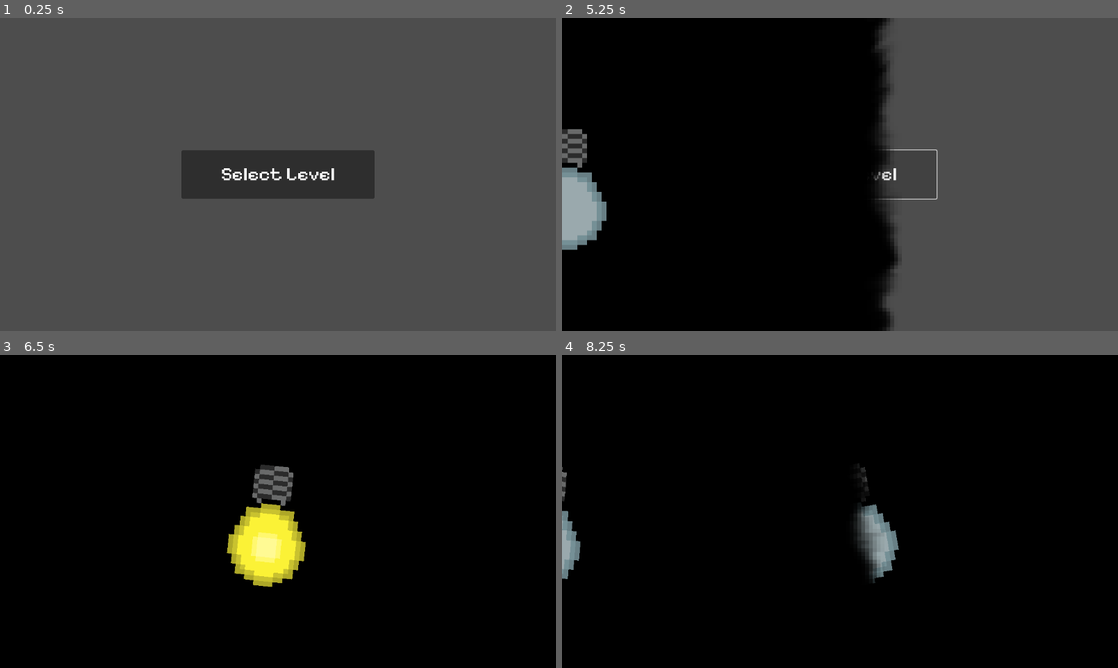
Above: before the commit, frames 1-4 (two rows, left to right).
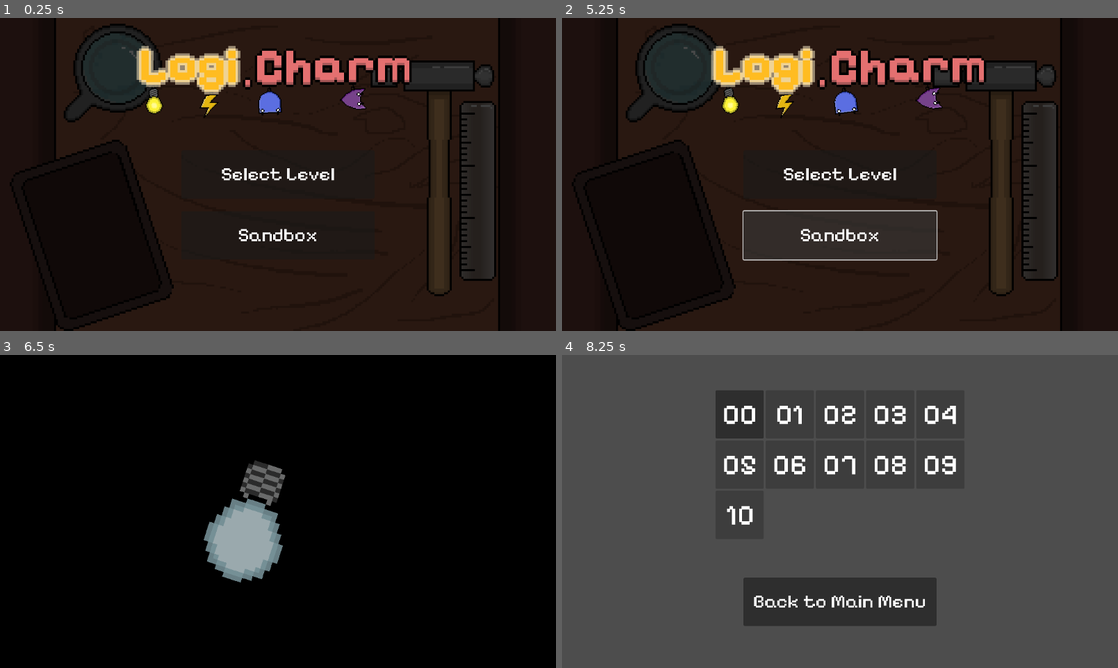
Above: after the commit, the same moments.

Repository: triangle-int/logi-charm
Game: Godot game, scene res://scenes/main_menu.tscn
Two runs of this game, one before a commit and one after it. Both use one fixed random seed, a clock stepped at 60 frames per second and the inputs below.
Inputs (mouse positions are in pixels of both pictures, inside the frame that each line leads up to):
- Up to frame 1 (0.25 s): no input
- Up to frame 2 (5.25 s): click "Select Level" at 0.5 s; click "Select Level" (after the commit: "Sandbox") at 1.25 s; click "00" at 2 s; click "Back to Main Menu" at 2.75 s; click "00" at 3.5 s; click "Select Level" at 4.25 s; click "Select Level" (after the commit: "Sandbox") at 5 s
- Up to frame 3 (6.5 s): click "Select Level" at 5.75 s
- Up to frame 4 (8.25 s): click "00" (after the commit: "Sandbox") at 6.5 s; click "00" at 7.25 s; tap Enter (ui_accept) at 8 s; move the mouse to (962, 495) at 8.02 s; hold Space (toggle_simulation, bound only after the commit) from 8.03 s (still down); tap Tab (ui_focus_next) at 8.1 s; click (962, 495) at 8.17 s

The runs differ from the first frame. In frame 1, 95% of the frame differs, in the area x 0-100%, y 0-100%; in frame 2, 85%; in frame 3, 4.6%; in frame 4, 100%.

Commit message:
Sandbox button

Diff:
--- a/project.godot
+++ b/project.godot
@@ -27,6 +27,14 @@
 window/stretch/mode="viewport"
 window/stretch/aspect="expand"
 
+[input]
+
+toggle_simulation={
+"deadzone": 0.5,
+"events": [Object(InputEventKey,"resource_local_to_scene":false,"resource_name":"","device":-1,"window_id":0,"alt_pressed":false,"shift_pressed":false,"ctrl_pressed":false,"meta_pressed":false,"pressed":false,"keycode":0,"physical_keycode":32,"key_label":0,"unicode":32,"echo":false,"script":null)
+]
+}
+
 [rendering]
 
 renderer/rendering_method="gl_compatibility"
--- a/scenes/game.tscn
+++ b/scenes/game.tscn
@@ -25,7 +25,6 @@
 [ext_resource type="PackedScene" uid="uid://bwml0adtupjp0" path="res://scenes/pickable_components/or_component_pickable.tscn" id="15_2w61e"]
 [ext_resource type="Script" path="res://scripts/ui/toggle_simulation_button.gd" id="25_qyscn"]
 [ext_resource type="Texture2D" uid="uid://sjiry04yf2ey" path="res://sprites/ui/play_button_normal.tres" id="26_5wa0x"]
-[ext_resource type="Texture2D" uid="uid://c1yyn4mcp0ck0" path="res://sprites/ui/exit_button.png" id="27_203qk"]
 [ext_resource type="Texture2D" uid="uid://fabywtakd1j3" path="res://sprites/ui/play_button_hover.tres" id="27_wl7da"]
 [ext_resource type="Script" path="res://scripts/ui/exit_button.gd" id="28_edp51"]
 [ext_resource type="Texture2D" uid="uid://bp6nns63ae3ti" path="res://sprites/ui/stop_button_normal.tres" id="28_vfvg1"]
@@ -34,7 +33,10 @@
 [ext_resource type="Texture2D" uid="uid://cwimlv8to6dn4" path="res://sprites/ui/stop_button_hover.tres" id="29_3onu8"]
 [ext_resource type="FontFile" uid="uid://g3a0ildjxla8" path="res://fonts/PixelifySans-Bold.ttf" id="30_6gxwk"]
 [ext_resource type="Texture2D" uid="uid://dtdsq3g1undcd" path="res://sprites/ui/stop_button_pressed.tres" id="30_oj1ie"]
+[ext_resource type="Texture2D" uid="uid://c227vwqbe8dki" path="res://sprites/ui/exit_button_normal.tres" id="31_j6ma4"]
 [ext_resource type="FontFile" uid="uid://bykwdchltiw6v" path="res://fonts/PixelifySans-Regular.ttf" id="31_rgsqy"]
+[ext_resource type="Texture2D" uid="uid://qgxjs0g1aqt5" path="res://sprites/ui/exit_button_pressed.tres" id="32_ch0x6"]
+[ext_resource type="Texture2D" uid="uid://dbu8yhm3xa8l5" path="res://sprites/ui/exit_button_hover.tres" id="33_kn3vw"]
 
 [sub_resource type="LabelSettings" id="LabelSettings_ulxts"]
 font = ExtResource("30_6gxwk")
@@ -169,7 +171,9 @@
 offset_right = 61.0
 offset_bottom = -9.0
 grow_vertical = 0
-texture_normal = ExtResource("27_203qk")
+texture_normal = ExtResource("31_j6ma4")
+texture_pressed = ExtResource("32_ch0x6")
+texture_hover = ExtResource("33_kn3vw")
 stretch_mode = 0
 script = ExtResource("28_edp51")
 
--- a/scenes/main_menu.tscn
+++ b/scenes/main_menu.tscn
@@ -1,17 +1,121 @@
-[gd_scene load_steps=4 format=3 uid="uid://bp2pl7ojv65o8"]
+[gd_scene load_steps=16 format=3 uid="uid://bp2pl7ojv65o8"]
 
 [ext_resource type="Script" path="res://scripts/start_button.gd" id="1_d1l0p"]
+[ext_resource type="Texture2D" uid="uid://c8nvqsmkdwk86" path="res://sprites/background/table_background.png" id="1_x3bpa"]
 [ext_resource type="FontFile" uid="uid://dbqojy1yc5n6y" path="res://fonts/PixelifySans-Medium.ttf" id="2_40mcb"]
+[ext_resource type="Texture2D" uid="uid://d3xuk5p8mdhpn" path="res://sprites/background/table_toolbox.png" id="2_grxqb"]
+[ext_resource type="Texture2D" uid="uid://3is8nshnmprv" path="res://sprites/ui/title_logo.png" id="5_xdlmx"]
+[ext_resource type="Texture2D" uid="uid://it8m201ieb2f" path="res://sprites/gates/init_gate.png" id="6_oodhb"]
+[ext_resource type="Texture2D" uid="uid://e4udc2n6ulhw" path="res://sprites/gates/and_gate.png" id="7_cnipx"]
+[ext_resource type="Texture2D" uid="uid://b5o1desqe0lp2" path="res://sprites/gates/or_gate.png" id="8_5fm34"]
+[ext_resource type="Texture2D" uid="uid://dd0yfmfksxq2l" path="res://sprites/gates/end_gate.png" id="9_a7n57"]
+
+[sub_resource type="Animation" id="Animation_leaq7"]
+resource_name = "loop"
+length = 6.0
+loop_mode = 1
+tracks/0/type = "value"
+tracks/0/imported = false
+tracks/0/enabled = true
+tracks/0/path = NodePath("AnchorRemote:position")
+tracks/0/interp = 1
+tracks/0/loop_wrap = true
+tracks/0/keys = {
+"times": PackedFloat32Array(0, 3),
+"transitions": PackedFloat32Array(0.203063, 0.25),
+"update": 0,
+"values": [Vector2(556, 100), Vector2(596, 100)]
+}
+
+[sub_resource type="Animation" id="Animation_s8jb4"]
+length = 0.001
+tracks/0/type = "value"
+tracks/0/imported = false
+tracks/0/enabled = true
+tracks/0/path = NodePath("AnchorRemote:position")
+tracks/0/interp = 1
+tracks/0/loop_wrap = true
+tracks/0/keys = {
+"times": PackedFloat32Array(0),
+"transitions": PackedFloat32Array(1),
+"update": 0,
+"values": [Vector2(576, 100)]
+}
+
+[sub_resource type="AnimationLibrary" id="AnimationLibrary_05ey7"]
+_data = {
+"RESET": SubResource("Animation_s8jb4"),
+"loop": SubResource("Animation_leaq7")
+}
+
+[sub_resource type="RectangleShape2D" id="RectangleShape2D_wiift"]
+size = Vector2(578, 90)
 
 [sub_resource type="LabelSettings" id="LabelSettings_m3aed"]
 font = ExtResource("2_40mcb")
 font_size = 40
 
+[sub_resource type="RectangleShape2D" id="RectangleShape2D_hl4qm"]
+size = Vector2(39.9108, 48.3377)
+
 [node name="MainMenu" type="Node2D"]
 
+[node name="AnimationPlayer" type="AnimationPlayer" parent="."]
+libraries = {
+"": SubResource("AnimationLibrary_05ey7")
+}
+autoplay = "loop"
+
+[node name="AnchorRemote" type="RemoteTransform2D" parent="."]
+position = Vector2(576, 100)
+remote_path = NodePath("../Anchor")
+update_rotation = false
+update_scale = false
+
+[node name="Anchor" type="AnimatableBody2D" parent="."]
+position = Vector2(576, 100)
+metadata/_edit_group_ = true
+
+[node name="CollisionShape2D" type="CollisionShape2D" parent="Anchor"]
+scale = Vector2(1, 1)
+shape = SubResource("RectangleShape2D_wiift")
+
+[node name="Title" type="Sprite2D" parent="Anchor"]
+z_index = 5
+texture_filter = 1
+position = Vector2(0, 8)
+scale = Vector2(5, 5)
+texture = ExtResource("5_xdlmx")
+
 [node name="Menu" type="CanvasLayer" parent="."]
-
-[node name="Button" type="Button" parent="Menu"]
+layer = -1
+
+[node name="Background" type="TextureRect" parent="Menu"]
+modulate = Color(0.286275, 0.286275, 0.286275, 1)
+z_index = -2
+texture_filter = 1
+anchors_preset = 15
+anchor_right = 1.0
+anchor_bottom = 1.0
+grow_horizontal = 2
+grow_vertical = 2
+mouse_filter = 0
+texture = ExtResource("1_x3bpa")
+metadata/_edit_lock_ = true
+
+[node name="Background_1" type="TextureRect" parent="Menu/Background"]
+texture_filter = 1
+layout_mode = 1
+anchors_preset = 15
+anchor_right = 1.0
+anchor_bottom = 1.0
+grow_horizontal = 2
+grow_vertical = 2
+mouse_filter = 0
+texture = ExtResource("2_grxqb")
+metadata/_edit_lock_ = true
+
+[node name="SelectLevels" type="Button" parent="Menu"]
 anchors_preset = 8
 anchor_left = 0.5
 anchor_top = 0.5
@@ -25,7 +129,7 @@
 grow_vertical = 2
 script = ExtResource("1_d1l0p")
 
-[node name="Label" type="Label" parent="Menu/Button"]
+[node name="Label" type="Label" parent="Menu/SelectLevels"]
 layout_mode = 1
 anchors_preset = 15
 anchor_right = 1.0
@@ -37,4 +141,133 @@
 horizontal_alignment = 1
 vertical_alignment = 1
 
-[connection signal="pressed" from="Menu/Button" to="Menu/Button" method="_on_pressed"]
+[node name="Sandbox" type="Button" parent="Menu"]
+anchors_preset = 8
+anchor_left = 0.5
+anchor_top = 0.5
+anchor_right = 0.5
+anchor_bottom = 0.5
+offset_left = -200.0
+offset_top = 76.0
+offset_right = 200.0
+offset_bottom = 176.0
+grow_horizontal = 2
+grow_vertical = 2
+
+[node name="Label" type="Label" parent="Menu/Sandbox"]
+layout_mode = 1
+anchors_preset = 15
+anchor_right = 1.0
+anchor_bottom = 1.0
+grow_horizontal = 2
+grow_vertical = 2
+text = "Sandbox"
+label_settings = SubResource("LabelSettings_m3aed")
+horizontal_alignment = 1
+vertical_alignment = 1
+
+[node name="Camera2D" type="Camera2D" parent="."]
+offset = Vector2(576, 324)
+
+[node name="Component" type="Node2D" parent="."]
+position = Vector2(446, 148)
+metadata/_edit_group_ = true
+
+[node name="PinJoint2D" type="PinJoint2D" parent="Component"]
+node_a = NodePath("../../Anchor")
+node_b = NodePath("../RigidBody2D")
+
+[node name="RigidBody2D" type="RigidBody2D" parent="Component"]
+collision_mask = 0
+input_pickable = true
+angular_damp = 5.0
+
+[node name="Sprite2D" type="Sprite2D" parent="Component/RigidBody2D"]
+z_index = 2
+texture_filter = 1
+position = Vector2(-7, 30)
+scale = Vector2(2, 2)
+texture = ExtResource("6_oodhb")
+
+[node name="CollisionShape2D" type="CollisionShape2D" parent="Component/RigidBody2D"]
+position = Vector2(0, 33.867)
+shape = SubResource("RectangleShape2D_hl4qm")
+
+[node name="Component2" type="Node2D" parent="."]
+position = Vector2(566, 141)
+metadata/_edit_group_ = true
+
+[node name="PinJoint2D" type="PinJoint2D" parent="Component2"]
+node_a = NodePath("../../Anchor")
+node_b = NodePath("../RigidBody2D")
+
+[node name="RigidBody2D" type="RigidBody2D" parent="Component2"]
+collision_mask = 0
+input_pickable = true
+angular_damp = 5.0
+
+[node name="Sprite2D" type="Sprite2D" parent="Component2/RigidBody2D"]
+z_index = 2
+texture_filter = 1
+position = Vector2(-1, 32)
+scale = Vector2(2, 2)
+texture = ExtResource("7_cnipx")
+hframes = 4
+
+[node name="CollisionShape2D" type="CollisionShape2D" parent="Component2/RigidBody2D"]
+position = Vector2(0, 33.867)
+shape = SubResource("RectangleShape2D_hl4qm")
+
+[node name="Component3" type="Node2D" parent="."]
+position = Vector2(739, 136)
+metadata/_edit_group_ = true
+
+[node name="PinJoint2D" type="PinJoint2D" parent="Component3"]
+node_a = NodePath("../../Anchor")
+node_b = NodePath("../RigidBody2D")
+
+[node name="RigidBody2D" type="RigidBody2D" parent="Component3"]
+collision_mask = 0
+input_pickable = true
+angular_damp = 5.0
+
+[node name="Sprite2D" type="Sprite2D" parent="Component3/RigidBody2D"]
+z_index = 2
+texture_filter = 1
+position = Vector2(-1, 32)
+scale = Vector2(2, 2)
+texture = ExtResource("8_5fm34")
+hframes = 4
+frame = 3
+
+[node name="CollisionShape2D" type="CollisionShape2D" parent="Component3/RigidBody2D"]
+position = Vector2(0, 33.867)
+shape = SubResource("RectangleShape2D_hl4qm")
+
+[node name="Component4" type="Node2D" parent="."]
+position = Vector2(326, 135)
+metadata/_edit_group_ = true
+
+[node name="PinJoint2D" type="PinJoint2D" parent="Component4"]
+node_a = NodePath("../../Anchor")
+node_b = NodePath("../RigidBody2D")
+
+[node name="RigidBody2D" type="RigidBody2D" parent="Component4"]
+collision_mask = 0
+input_pickable = true
+angular_damp = 5.0
+
+[node name="Sprite2D" type="Sprite2D" parent="Component4/RigidBody2D"]
+z_index = 2
+texture_filter = 1
+position = Vector2(-1, 32)
+scale = Vector2(2, 2)
+texture = ExtResource("9_a7n57")
+hframes = 3
+
+[node name="CollisionShape2D" type="CollisionShape2D" parent="Component4/RigidBody2D"]
+position = Vector2(0, 33.867)
+shape = SubResource("RectangleShape2D_hl4qm")
+
+[connection signal="pressed" from="Menu/SelectLevels" to="Menu/SelectLevels" method="_on_pressed"]
+[connection signal="pressed" from="Menu/Sandbox" to="Menu/Sandbox" method="_on_pressed"]
--- a/scripts/components/end_component.gd
+++ b/scripts/components/end_component.gd
@@ -13,7 +13,6 @@
 var last_index = 0
 var history: Array[bool]
 
-@onready var level: Level = $".."
 @onready var sprite_2d = $RigidBody2D/Sprite2D
 @onready var pin_joint_2d = $PinJoint2D
 @onready var goal_bar: GoalBar = $AnchorRemote/PanelContainer/GoalBar
--- a/scripts/game_loader.gd
+++ b/scripts/game_loader.gd
@@ -10,16 +10,12 @@
 @onready var failed = $UI/Failed
 @onready var tooltip_message = $UI/Tooltip/Message
 
-# For debugging
 func _input(event: InputEvent):
-	if event.is_action_pressed("ui_accept"):
+	if event.is_action_pressed("toggle_simulation"):
 		if ComponentsSignals.is_simulating:
 			ComponentsSignals.stop_simulation()
 		else:
 			ComponentsSignals.start_simulation()
-
-	if event.is_action_released("ui_focus_next"):
-		load_level((current_index + 1) % len(levels))
 
 func load_level(index: int):
 	failed.visible = false
--- a/scripts/ui/exit_button.gd
+++ b/scripts/ui/exit_button.gd
@@ -2,4 +2,5 @@
 
 
 func _on_pressed():
+	ComponentsSignals.stop_simulation()
 	LoadManager.load_scene("res://scenes/level_selector.tscn")
--- /dev/null
+++ b/sprites/ui/exit_button_hover.tres
@@ -0,0 +1,7 @@
+[gd_resource type="AtlasTexture" load_steps=2 format=3 uid="uid://dbu8yhm3xa8l5"]
+
+[ext_resource type="Texture2D" uid="uid://c1yyn4mcp0ck0" path="res://sprites/ui/exit_button.png" id="1_gwdv4"]
+
+[resource]
+atlas = ExtResource("1_gwdv4")
+region = Rect2(32, 0, 32, 32)
--- /dev/null
+++ b/sprites/ui/exit_button_normal.tres
@@ -0,0 +1,7 @@
+[gd_resource type="AtlasTexture" load_steps=2 format=3 uid="uid://c227vwqbe8dki"]
+
+[ext_resource type="Texture2D" uid="uid://c1yyn4mcp0ck0" path="res://sprites/ui/exit_button.png" id="1_o6yeq"]
+
+[resource]
+atlas = ExtResource("1_o6yeq")
+region = Rect2(0, 0, 32, 32)
--- /dev/null
+++ b/sprites/ui/exit_button_pressed.tres
@@ -0,0 +1,7 @@
+[gd_resource type="AtlasTexture" load_steps=2 format=3 uid="uid://qgxjs0g1aqt5"]
+
+[ext_resource type="Texture2D" uid="uid://c1yyn4mcp0ck0" path="res://sprites/ui/exit_button.png" id="1_2mjl4"]
+
+[resource]
+atlas = ExtResource("1_2mjl4")
+region = Rect2(64, 0, 32, 32)
Not shown, added: audio/signal_recieved_1.ogg.import
Not shown: 1 places in scenes/game.tscn that only renumber resources
Binary file changed: sprites/ui/exit_button.aseprite
Binary file changed: sprites/ui/exit_button.png
Binary file added: sprites/ui/title_logo.aseprite
Binary file added: sprites/ui/title_logo.png
Not shown, added: sprites/ui/title_logo.png.import
Not shown, added: audio/signal_recieved_1.ogg
